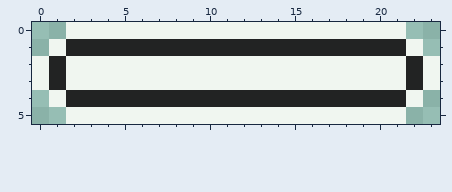
File history of a pixel-art file, raw/graphics/ui/staminabar.aseprite. This is how it looked before the edit.
24x6 pixels, 1 frame.
The result:
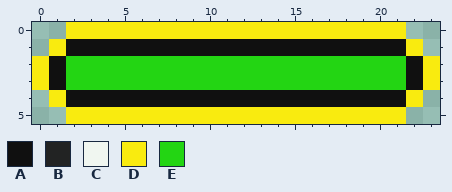
Palette (. is transparent): A #101010  B #222323  C #f0f6f0  D #f9eb0f  E #23d513
Edits made:
--- layers "Layer 3", "Layer 1"
@@ x 0..23 @@
-0 ..CCCCCCCCCCCCCCCCCCCC..
-1 .CBBBBBBBBBBBBBBBBBBBBC.
-2 CBCCCCCCCCCCCCCCCCCCCCBC
-3 CBCCCCCCCCCCCCCCCCCCCCBC
-4 .CBBBBBBBBBBBBBBBBBBBBC.
-5 ..CCCCCCCCCCCCCCCCCCCC..
+0 ..DDDDDDDDDDDDDDDDDDDD..
+1 .DAAAAAAAAAAAAAAAAAAAAD.
+2 DAEEEEEEEEEEEEEEEEEEEEAD
+3 DAEEEEEEEEEEEEEEEEEEEEAD
+4 .DAAAAAAAAAAAAAAAAAAAAD.
+5 ..DDDDDDDDDDDDDDDDDDDD..
